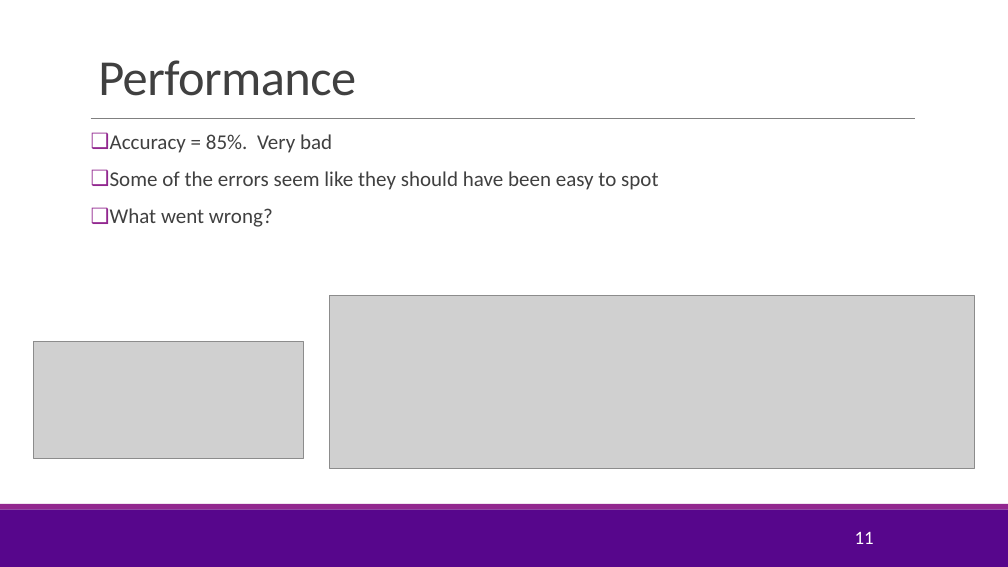
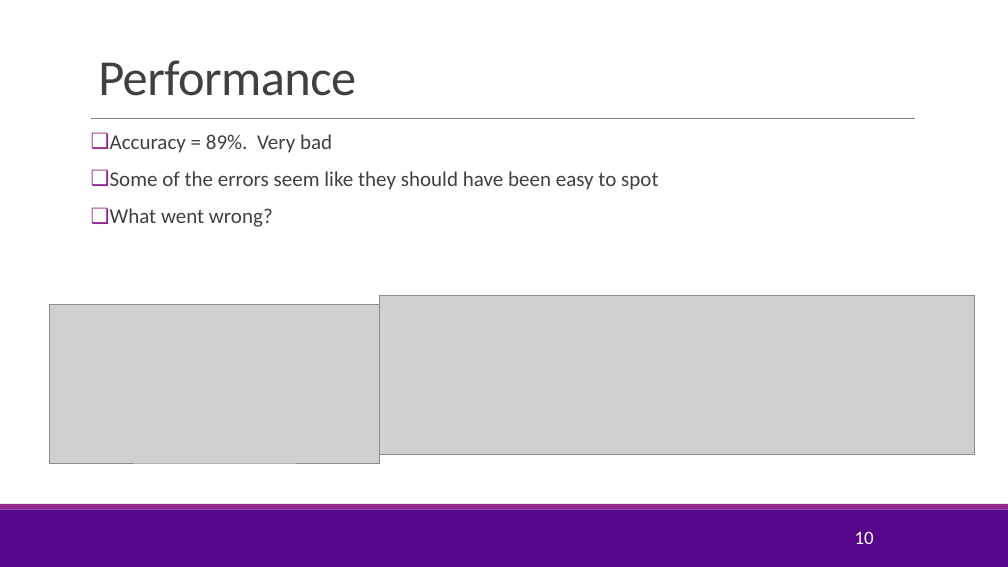
Before and after one commit to sdrangan/introml, a slide deck: slide 10 of lectures/Lect08_SVM.pptx (slide 11 before the commit). Drawn at 1008x567 pixels with LibreOffice and Linux fonts; fonts in the diff are those of the drawing; grey boxes stand for pictures; background and template pictures are left out. Boxes give left, top, right and bottom in pixels: in the first picture for what was removed or moved away, otherwise in the second. Text is boxed around its words. In the diff, an @@ line names an element or a change of style, - is before the commit and + after.

```diff
--- a/lectures/Lect08_SVM.pptx
+++ b/lectures/Lect08_SVM.pptx
@@ text at (110,134,332,153): text changed @@
-❑ Accuracy = 85%. Very bad
+❑ Accuracy = 89%. Very bad
@@ picture: place and size @@
-picture at (330,296,975,468)
+picture at (380,296,975,454)
@@ picture: place and size @@
-picture at (33,342,302,458)
+picture at (49,304,380,463)
@@ page number at (855,531,874,544): text changed @@
-11
+10
```
Also in this commit, not shown: 2 other slides changed, 1 slide added, 2 slides removed, 2 other files.
